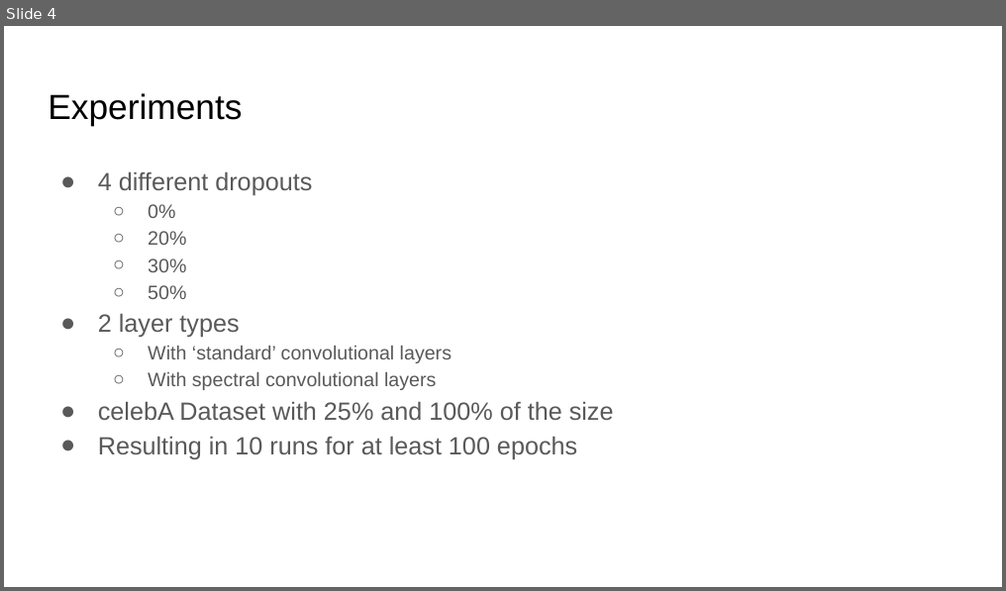
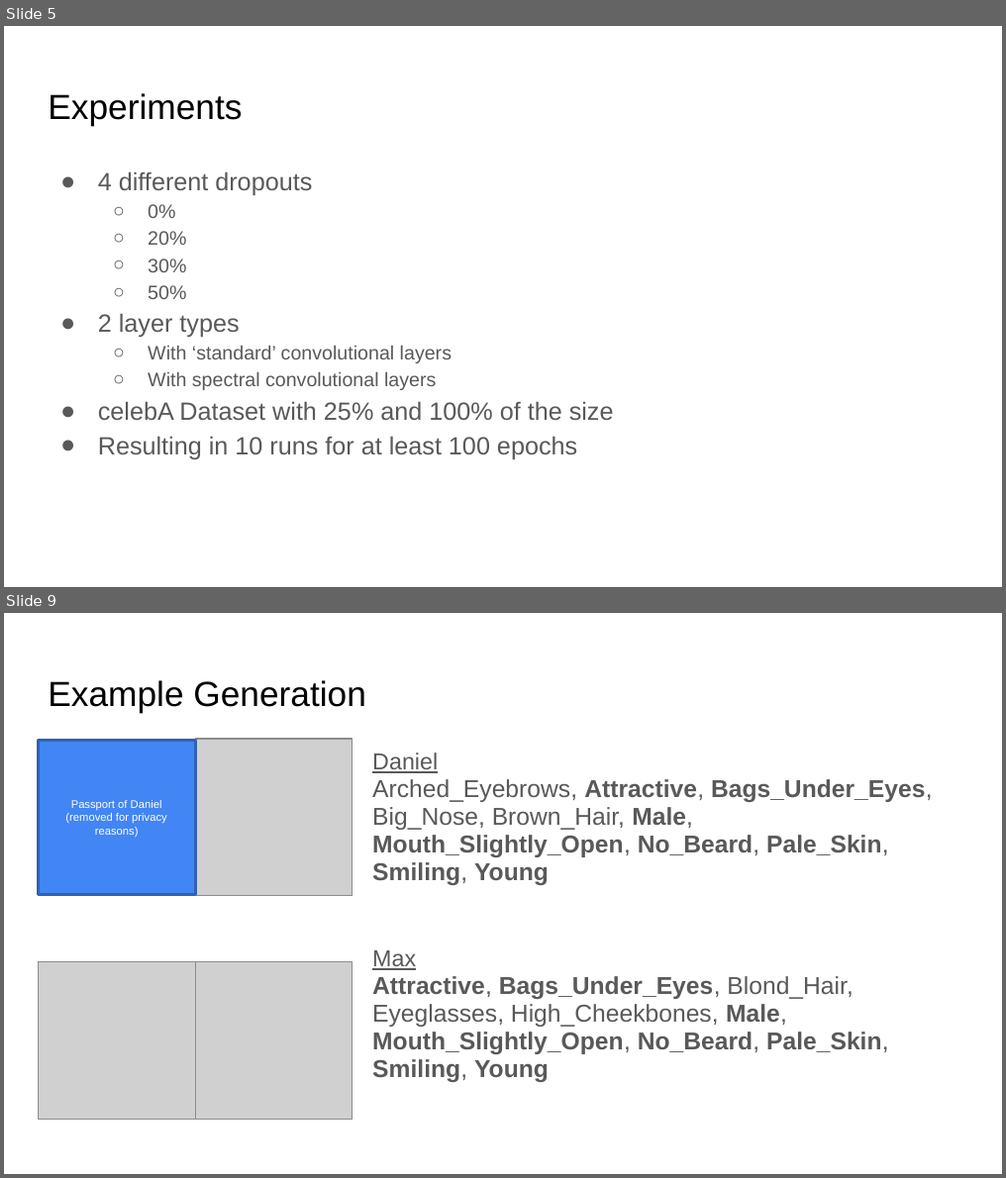
Before and after one commit to maximotus/cv-dl22-text-to-photofit-GAN, a slide deck: report/report.pptx. Shown one above the other, each under a label of ours: slide 4 before the commit, slides 5 and 9 after it; the slides between them are not shown. The pictures are 1006x591 and 1006x1178 pixels, drawn with LibreOffice and Linux fonts; fonts in the diff are those of the drawing; grey boxes stand for pictures. Boxes give left, top, right and bottom in pixels: in the first picture for what was removed or moved away, otherwise in the second. Text is boxed around its words. In the diff, an @@ line names an element or a change of style, - is before the commit and + after.

Commit message:
finished presentation (excluded passport of daniel for privacy reasons)

```diff
--- a/report/report.pptx
+++ b/report/report.pptx
@@ slide 9 added at box(4, 613, 1002, 1174), background #FFFFFF @@
@@ title added at box(48, 680, 365, 712), 25.2 pt, text #000000 @@
+Example Generation
@@ rectangle added at box(38, 740, 196, 894), fill #4285F4, outline #3162B5 2 pt, 8 pt, text #FFFFFF @@
+Passport of Daniel (removed for privacy reasons)
@@ picture added at box(196, 739, 353, 896) @@
@@ text added at box(372, 753, 933, 1082), 17.6 pt, text #595959, bold @@
+Daniel
+Arched_Eyebrows, Attractive, Bags_Under_Eyes, Big_Nose, Brown_Hair, Male, Mouth_Slightly_Open, No_Beard, Pale_Skin, Smiling, Young
+Max
+Attractive, Bags_Under_Eyes, Blond_Hair, Eyeglasses, High_Cheekbones, Male, Mouth_Slightly_Open, No_Beard, Pale_Skin, Smiling, Young
@@ picture added at box(38, 962, 196, 1120) @@
@@ picture added at box(196, 962, 353, 1120) @@
@@ what was slide 4 is now slide 5 @@
```
Also in this commit, not shown: 4 slides changed, 3 other slides added, 1 slide removed.
